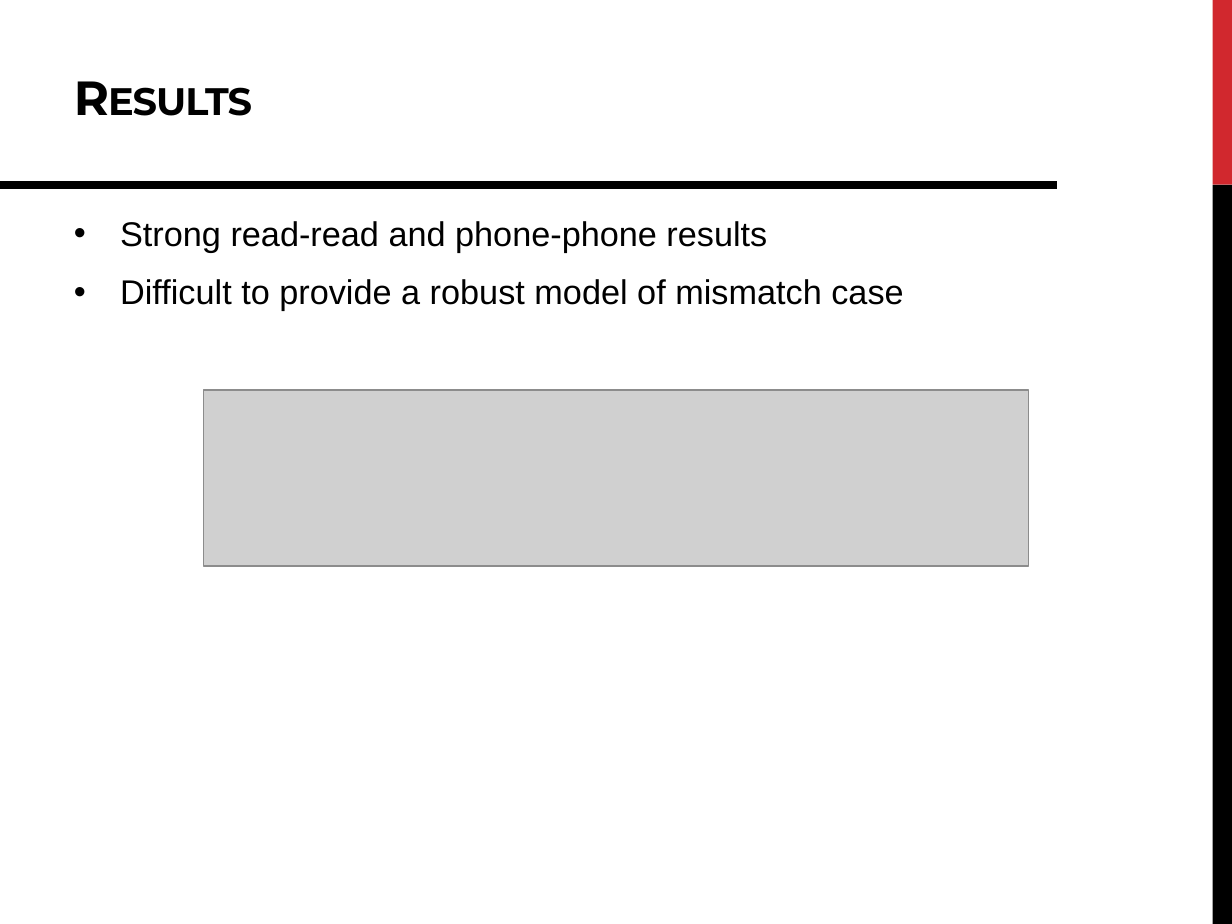
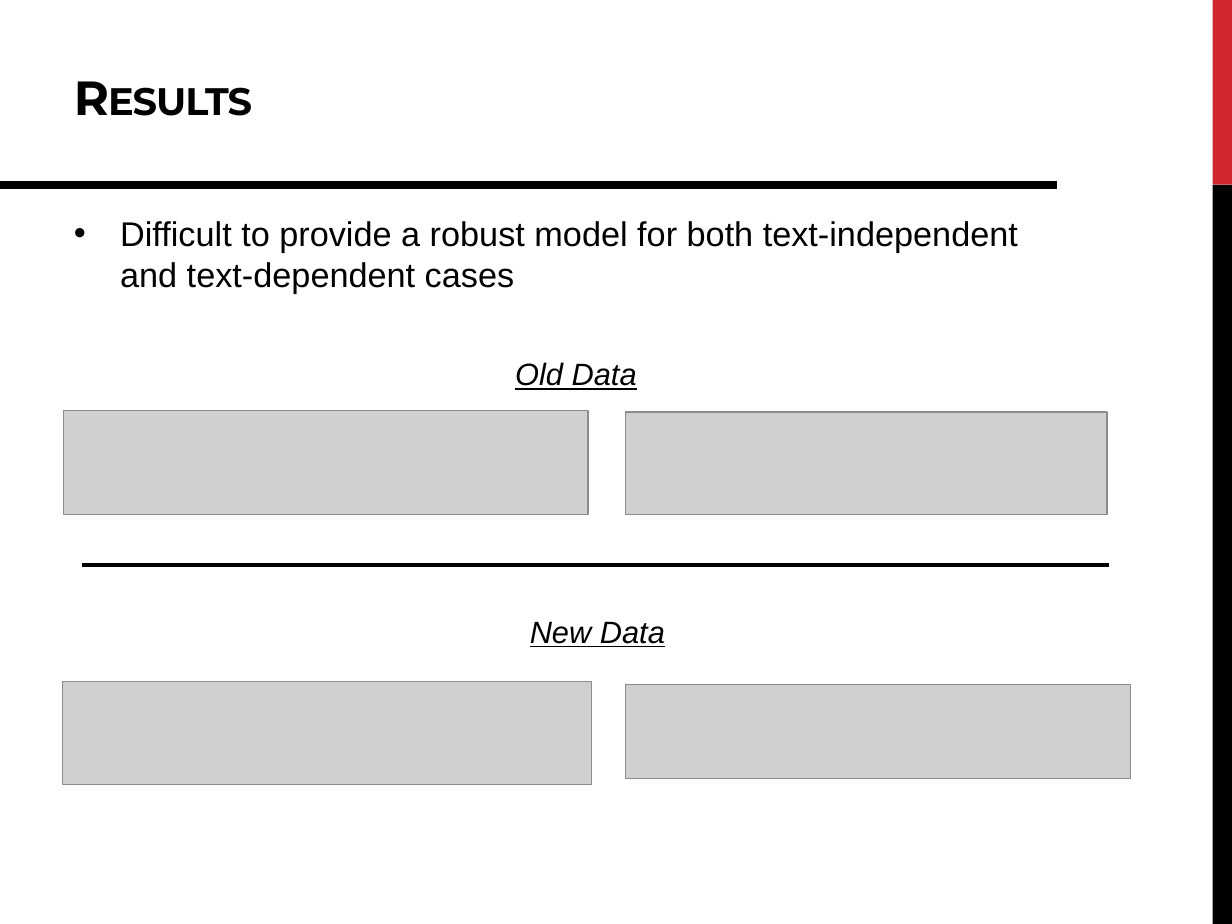
Before and after one commit to DavidRosenwasser/EE_M214A, a slide deck: slide 9 of Report/M214A Project Presentation.pptx. Drawn at 1232x924 pixels with LibreOffice and Linux fonts; fonts in the diff are those of the drawing; grey boxes stand for pictures. Boxes give left, top, right and bottom in pixels: in the first picture for what was removed or moved away, otherwise in the second. Text is boxed around its words. In the diff, an @@ line names an element or a change of style, - is before the commit and + after.

Commit message:
Updated w/ old and new data

```diff
--- a/Report/M214A Project Presentation.pptx
+++ b/Report/M214A Project Presentation.pptx
@@ text at [120,221,1018,294]: text changed @@
-• Strong read-read and phone-phone results
-• Difficult to provide a robust model of mismatch case
+• Difficult to provide a robust model for both text-independent and text-dependent cases
@@ text added at [515,362,637,390], 18 pt, text #000000, italic, underline @@
+Old Data
@@ picture added at [64,410,589,515] @@
@@ picture: place and size @@
-picture at [203,391,1029,567]
+picture at [626,413,1108,515]
@@ line added from (83, 564) to (1109, 564), #000000 2.25 pt @@
@@ text added at [530,621,665,647], 18 pt, text #000000, italic, underline @@
+New Data
@@ picture added at [63,681,591,784] @@
@@ picture added at [626,684,1131,779] @@
```
Also in this commit, not shown: 2 other slides changed, 1 slide added.
